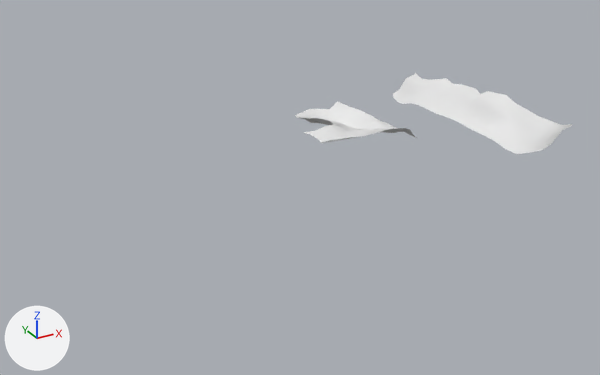
An edit to the FBX model WalkingSim/Assets/Models/Pathway.fbx, drawn before and after from the same camera.
Before and after are seen from a 50 mm camera at (-690.0, -947.0, 406.0) aimed at (-171.0, -3.0, -65.0). Lighting does not change. The marker at lower left points along +X, +Y and +Z.
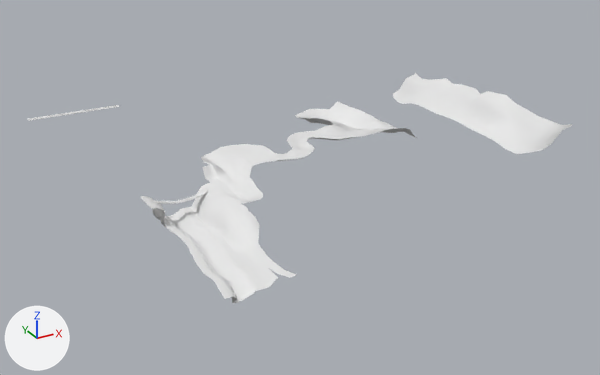
What the commit changed:
me_plane_001 is used by ob_plane_004; location (0.0, 0.0, 0.0).
me_plane_001 had 337 vertices, 286 faces and spanned x -174.0..182.0, y -159.0..160.0, z -17.0..44.0.
me_plane_001 now has 1956 vertices, 1632 faces and spans x -473.0..182.0, y -283.0..311.0, z -50.0..44.0.
me_plane_001 part 1: 5 vertices moved from x -174.0..-162.0, y -59.0..-15.0, z 16.0..21.0 to x -178.0..-171.0, y -45.0..-18.0, z 21.0..24.0; 859 vertices added at x -419.0..-179.0, y -283.0..-13.0, z -50.0..26.0.
me_plane_001 part 2: 520 vertices added at x -473.0..-375.0, y 301.0..311.0, z -8.0.

Where the change shows, as pixel boxes [x1, y1, x2, y2] in the pictures (600 x 375 px):
'Plane.004', reshaped (96% wider, 182% taller)
    before: [295, 73, 572, 154]
    after: [28, 73, 572, 303]
part 1 of me_plane_001, built on
    before: [304, 130, 339, 143]
    after: [140, 130, 339, 303]
part 2 of me_plane_001, added
    after: [28, 109, 92, 121]
